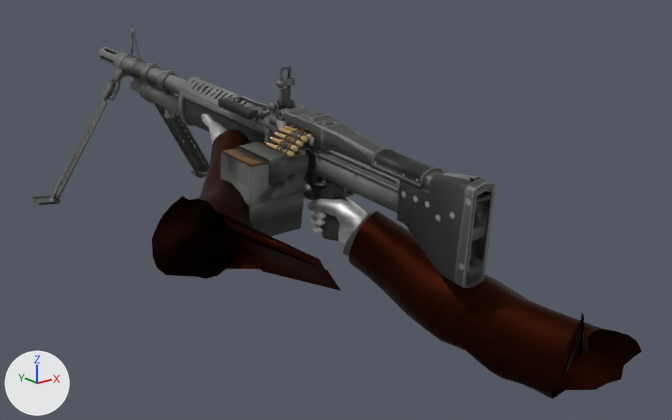
The OBJ model GameData/Animations/LMG/Fire/frame_15.obj, before and after one commit.
One viewpoint serves both versions: a camera (50 mm lens) standing at (-1.46, -1.58, 0.38) and looking at (0.17, 0.45, -0.43). Arrows for +X, +Y and +Z are at lower left; the lights stay in place. Where no turn or scale is listed for an object, it has been applied to the vertices.
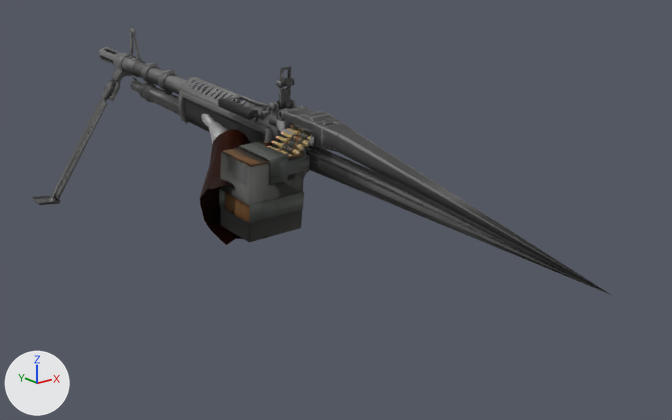
What differs and where, as boxes [x1, y1, x2, y2] in the pictures (672 x 420 px):
```json
{"object": "Mesh.005", "change": "reshaped", "before": [31, 27, 495, 288], "after": [31, 27, 611, 295], "on screen": "25% wider"}
{"object": "PlayerModelMerged.001_PlayerModelMerged", "change": "reshaped", "before": [152, 114, 642, 399], "after": [200, 114, 250, 245]}
{"part": 1, "of": "me_mesh_005", "change": "deleted", "before": [141, 78, 490, 241], "on screen": "black"}
{"part": 2, "of": "me_mesh_005", "change": "cut back", "before": [99, 47, 495, 288], "after": [107, 48, 611, 295]}
{"part": 3, "of": "me_playermodelmerged_001_playermodelmerged", "change": "deleted", "before": [303, 182, 367, 246]}
{"part": 4, "of": "me_playermodelmerged_001_playermodelmerged", "change": "deleted", "before": [348, 211, 642, 399], "on screen": "black"}
{"part": 5, "of": "me_playermodelmerged_001_playermodelmerged", "change": "deleted", "before": [342, 210, 375, 257]}
{"part": 6, "of": "me_playermodelmerged_001_playermodelmerged", "change": "deleted", "before": [152, 184, 341, 291]}
```

Scene script edits in JSON lines:
```json
{"block": "me_mesh_005", "where": "# used by ob_mesh_005; location = (0.0, 0.0, 0.0)"}
{"op": "remove", "block": "me_mesh_005", "code": "me_mesh_005.from_pydata(...)  # 10811 vertices, 20781 faces, 17 loose edges; spans x -0.31..0.42, y -0.17..1.73, z -0.6..0.02"}
{"op": "add", "block": "me_mesh_005", "code": "me_mesh_005.from_pydata(...)  # 3878 vertices, 6644 faces, 13 loose edges; spans x -0.31..0.14, y -0.53..1.72, z -0.59..0.02"}
{"block": "me_mesh_005", "change": "me_mesh_005 part 1: 18 loose pieces with 1225 vertices, spanning x 0.05..0.42, y -0.17..1.6, z -0.6..-0.13, are deleted"}
{"block": "me_mesh_005", "change": "me_mesh_005 part 2: 208 vertices moved within x -0.1..0.13, y 0.08..1.72, z -0.33..-0.06; 5793 vertices removed from x -0.15..0.15, y -0.17..1.73, z -0.47..-0.05; 85 vertices added at x -0.05..0.12, y -0.53..1.42, z -0.37..-0.03"}
{"block": "me_playermodelmerged_001_playermodelmerged", "where": "# used by ob_playermodelmerged_001_playermodelmerged; location = (0.0, 0.0, 0.0)"}
{"op": "remove", "block": "me_playermodelmerged_001_playermodelmerged", "code": "me_playermodelmerged_001_playermodelmerged.from_pydata(...)  # 1157 vertices, 2192 faces; spans x -0.494..0.463, y -0.409..0.976, z -0.78..-0.2"}
{"op": "add", "block": "me_playermodelmerged_001_playermodelmerged", "code": "me_playermodelmerged_001_playermodelmerged.from_pydata(...)  # 475 vertices, 890 faces; spans x -0.219..0.148, y 0.463..0.976, z -0.485..-0.2"}
{"block": "me_playermodelmerged_001_playermodelmerged", "change": "me_playermodelmerged_001_playermodelmerged part 3: the loose piece of 328 vertices spanning x 0.046..0.145, y 0.203..0.483, z -0.491..-0.333 is deleted"}
{"block": "me_playermodelmerged_001_playermodelmerged", "change": "me_playermodelmerged_001_playermodelmerged part 4: the loose piece of 208 vertices spanning x 0.028..0.463, y -0.409..0.284, z -0.78..-0.361 is deleted"}
{"block": "me_playermodelmerged_001_playermodelmerged", "change": "me_playermodelmerged_001_playermodelmerged part 5: the loose piece of 40 vertices spanning x 0.03..0.169, y 0.145..0.3, z -0.527..-0.361 is deleted"}
{"block": "me_playermodelmerged_001_playermodelmerged", "change": "me_playermodelmerged_001_playermodelmerged part 6"}
{"block": "me_playermodelmerged_001_playermodelmerged", "change": "106 vertices are removed from x -0.494..-0.132, y -0.116..0.562, z -0.488..-0.248"}
{"block": "me_playermodelmerged_001_playermodelmerged", "change": "210 faces are deleted"}
```
